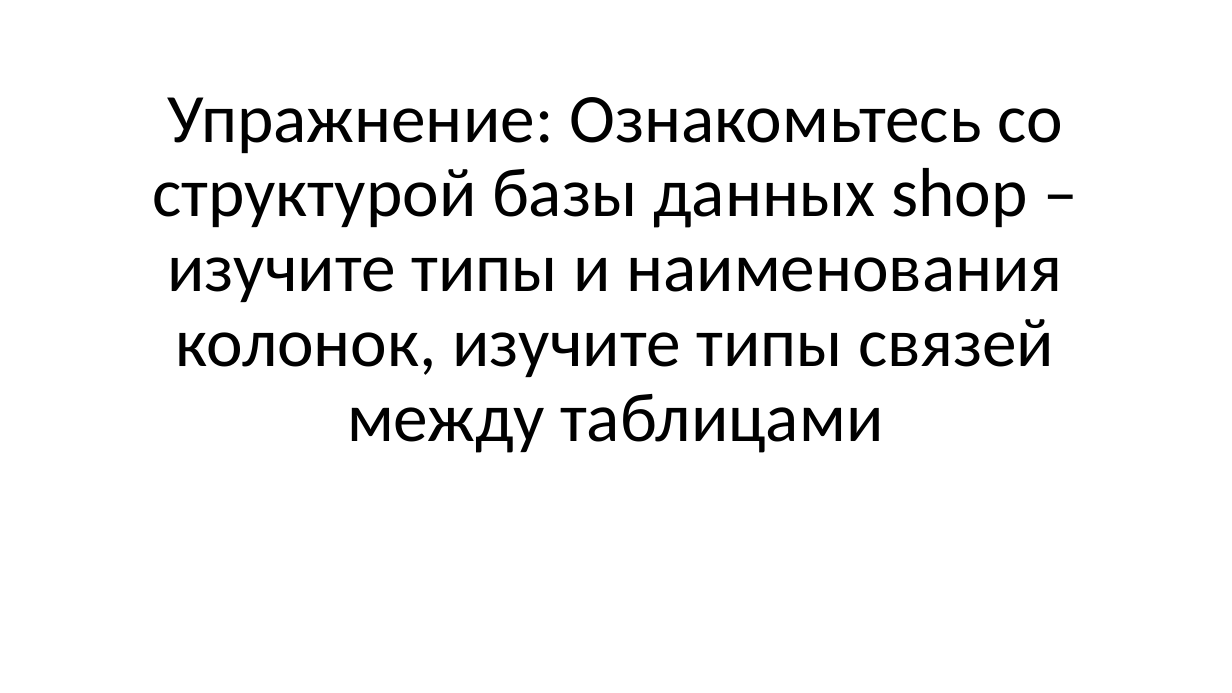
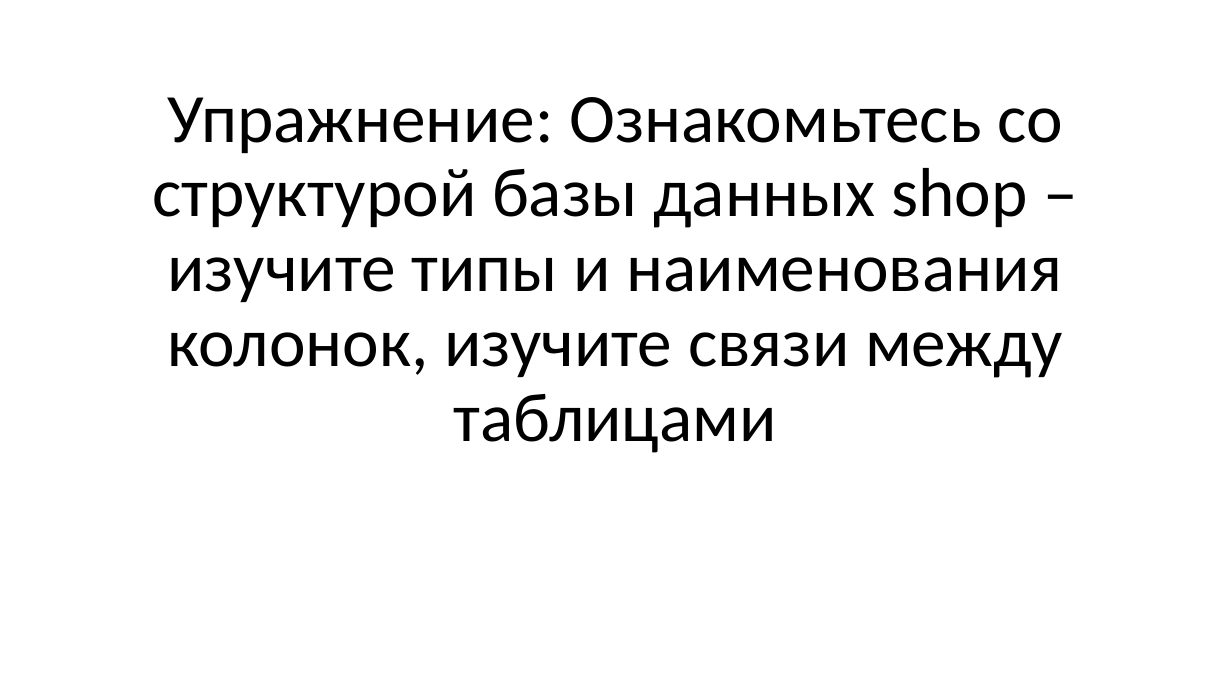
Before and after one commit to dmitriykuptsov/SQL, a slide deck: slide 7 of sql.pptx. Drawn at 1232x693 pixels with LibreOffice and Linux fonts; fonts in the diff are those of the drawing. Boxes give left, top, right and bottom in pixels: in the first picture for what was removed or moved away, otherwise in the second. Text is boxed around its words. In the diff, an @@ line names an element or a change of style, - is before the commit and + after.

```diff
--- a/sql.pptx
+++ b/sql.pptx
@@ title at bbox=[153, 97, 1063, 453]: text changed @@
-Упражнение: Ознакомьтесь со структурой базы данных shop –изучите типы и наименования колонок, изучите типы связей между таблицами
+Упражнение: Ознакомьтесь со структурой базы данных shop –изучите типы и наименования колонок, изучите связи между таблицами
```
Also in this commit, not shown: 8 other slides changed.
